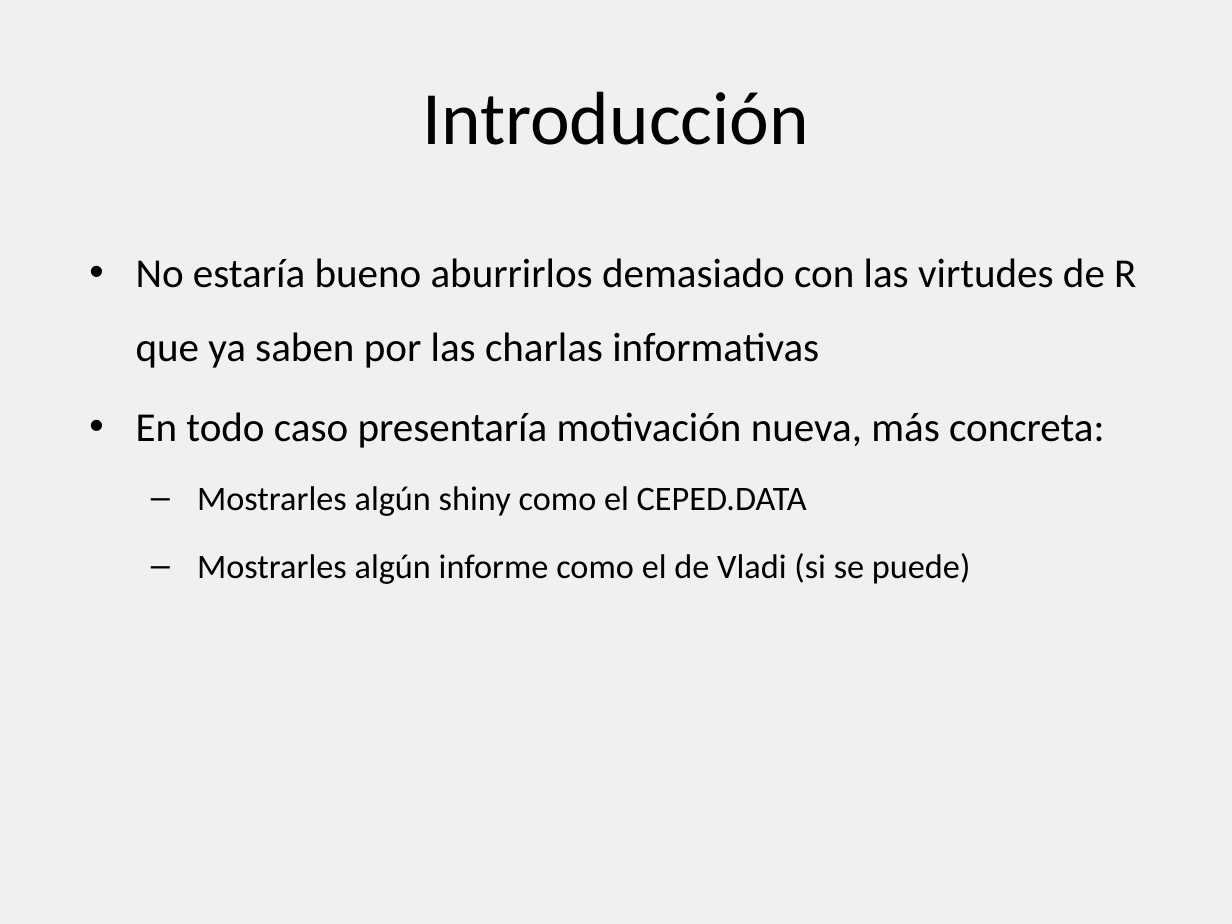
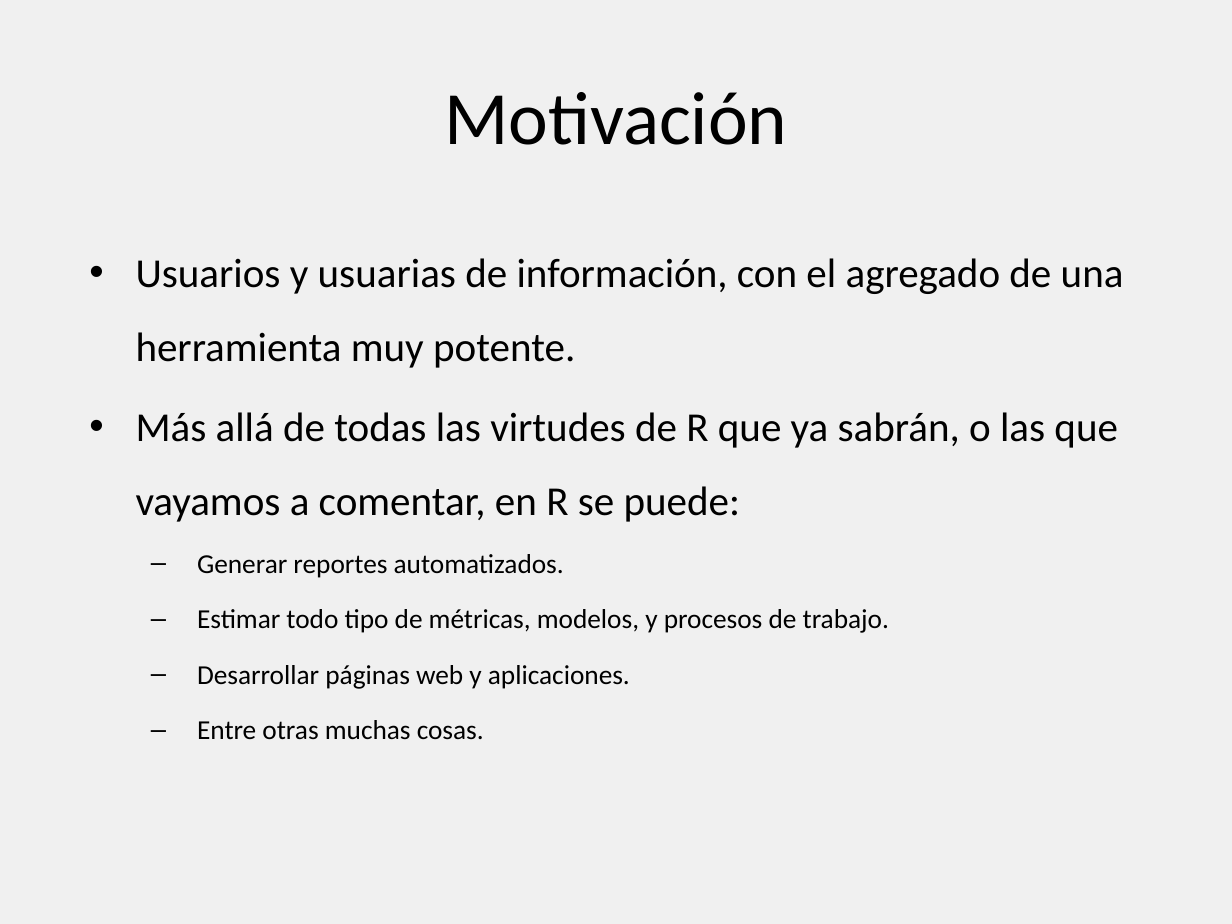
Before and after one commit to ceped-fce-uba/diplomatura_economia, a slide deck: slide 4 of Mod 2 - Intro a programacion/Clase 1 - Intro a R/Presentacion Intro R y RStudio.pptx (slide 2 before the commit). Drawn at 1232x924 pixels with LibreOffice and Linux fonts; fonts in the diff are those of the drawing. Boxes give left, top, right and bottom in pixels: in the first picture for what was removed or moved away, otherwise in the second. Text is boxed around its words. In the diff, an @@ line names an element or a change of style, - is before the commit and + after.

```diff
--- a/Mod 2 - Intro a programacion/Clase 1 - Intro a R/Presentacion Intro R y RStudio.pptx
+++ b/Mod 2 - Intro a programacion/Clase 1 - Intro a R/Presentacion Intro R y RStudio.pptx
@@ title at [444, 92, 787, 145]: text changed @@
-Introducción
+Motivación
@@ text at [136, 258, 1124, 740]: text changed @@
-• No estaría bueno aburrirlos demasiado con las virtudes de R que ya saben por las charlas informativas
-• En todo caso presentaría motivación nueva, más concreta:
-  – Mostrarles algún shiny como el CEPED.DATA
-  – Mostrarles algún informe como el de Vladi (si se puede)
+• Usuarios y usuarias de información, con el agregado de una herramienta muy potente.
+• Más allá de todas las virtudes de R que ya sabrán, o las que vayamos a comentar, en R se puede:
+  – Generar reportes automatizados.
+  – Estimar todo tipo de métricas, modelos, y procesos de trabajo.
+  – Desarrollar páginas web y aplicaciones.
+  – Entre otras muchas cosas.
```
Also in this commit, not shown: 2 other files.
